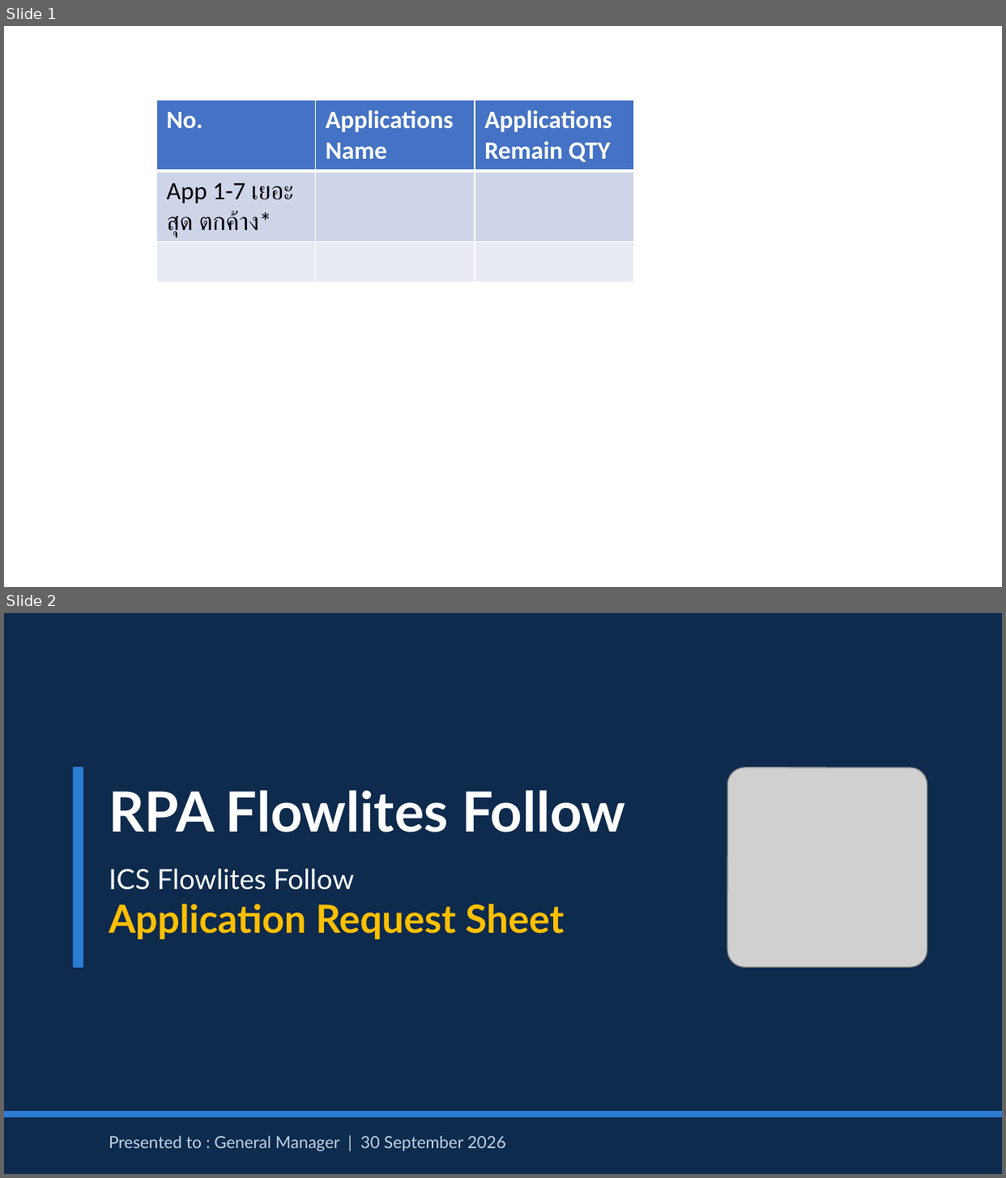
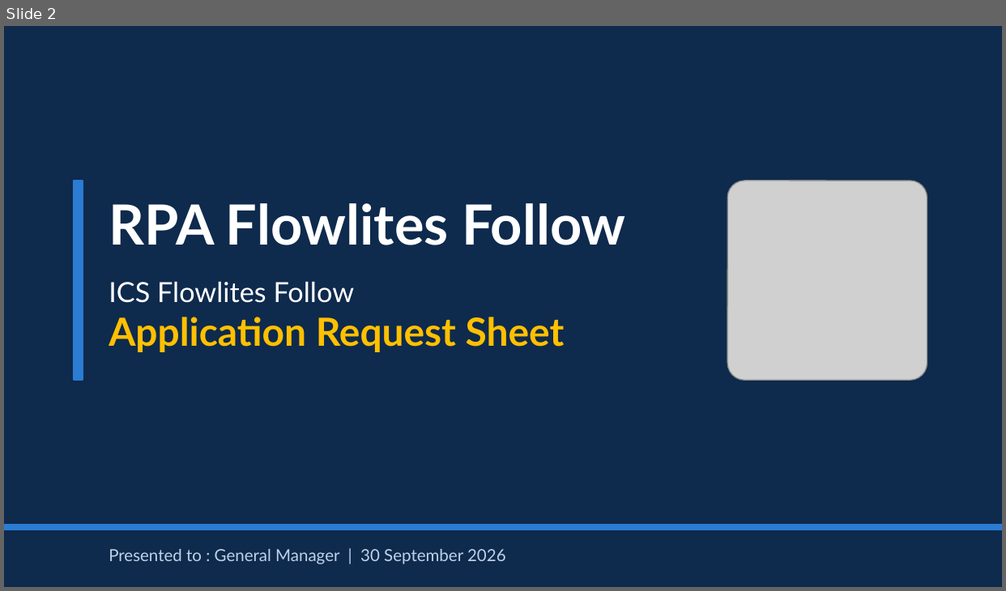
Before and after one commit to wantanaiCS/Intensive-Re, a slide deck: RPA_Follow_Flowlites.pptx. Shown one above the other, each under a label of ours: slides 1 and 2 before the commit, slide 2 after it. The pictures are 1006x1178 and 1006x591 pixels, drawn with LibreOffice and Linux fonts; fonts in the diff are those of the drawing; grey boxes stand for pictures. Boxes give left, top, right and bottom in pixels: in the first picture for what was removed or moved away, otherwise in the second. Text is boxed around its words. In the diff, an @@ line names an element or a change of style, - is before the commit and + after.

```diff
--- a/RPA_Follow_Flowlites.pptx
+++ b/RPA_Follow_Flowlites.pptx
@@ slide 1 removed at <box>4,26,1002,587</box>, background #FFFFFF @@
@@ table removed at <box>156,100,633,280</box>, 3 rows, 3 columns @@
-No. | Applications Name | Applications Remain QTY
-App 1-7 เยอะสุด ตกค้าง* |  | 
- |  | 
```
Also in this commit, not shown: 1 slide changed, 2 slides added.
